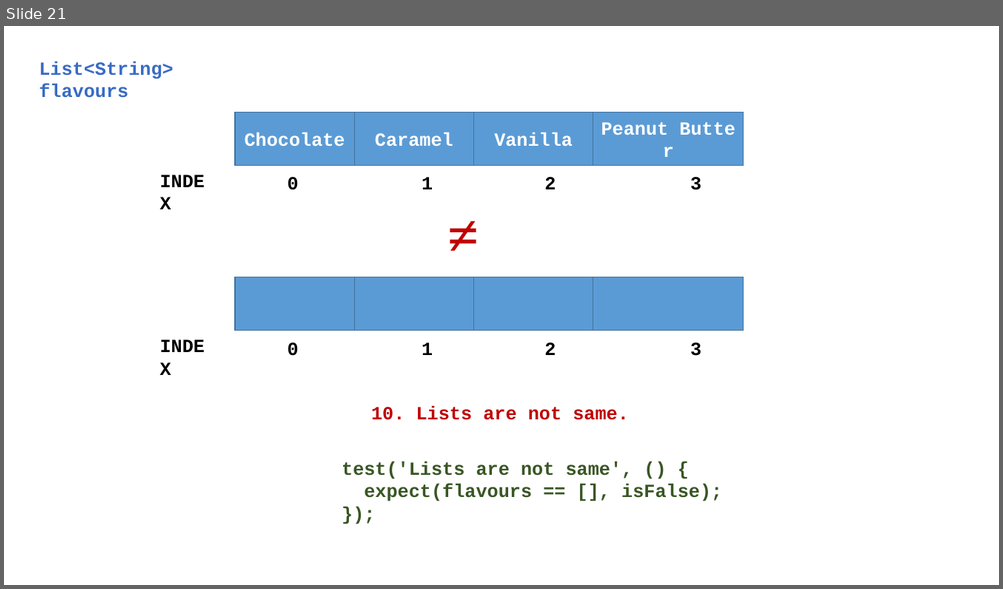
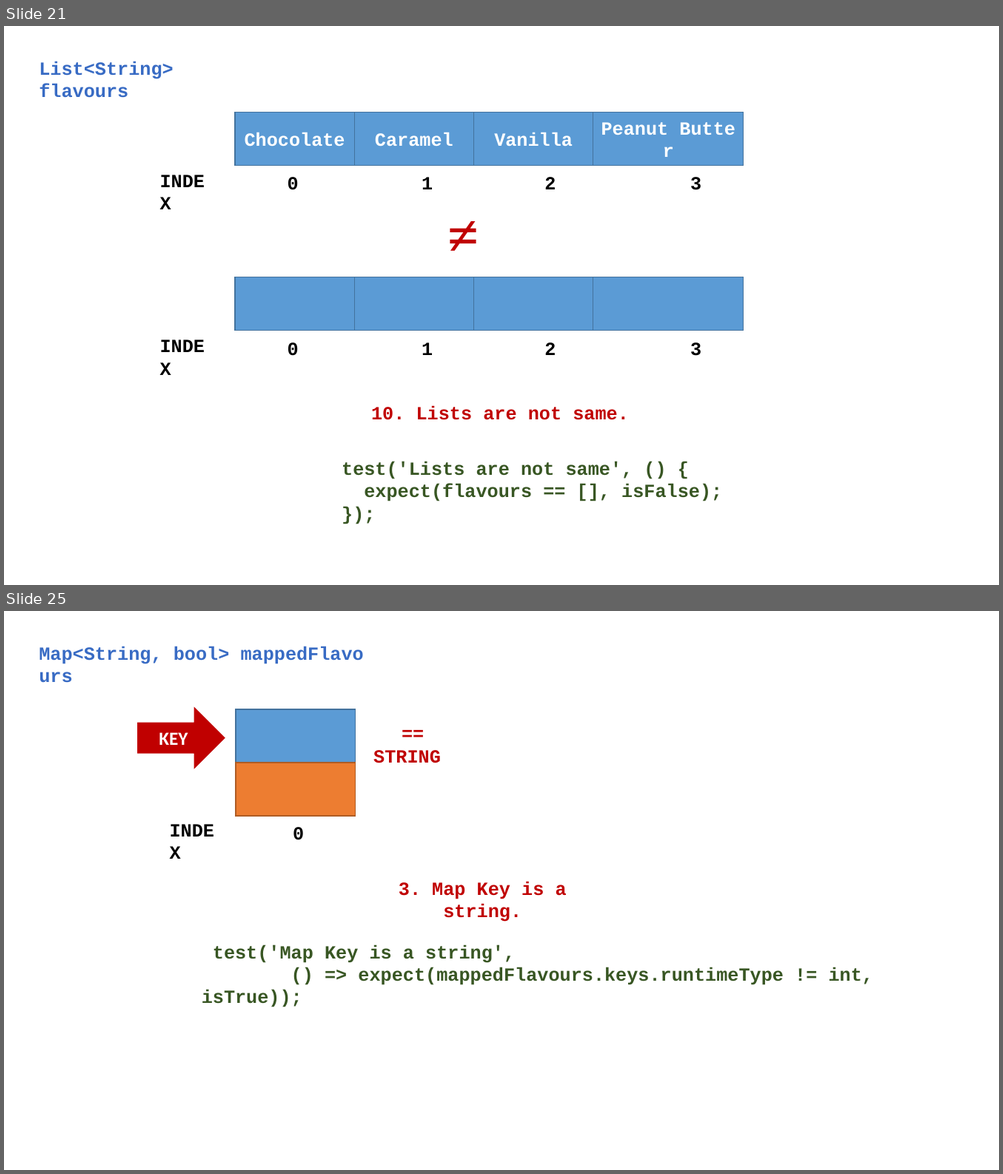
Before and after one commit to Zujaj/multiple_selection_dialogue_app, a slide deck: Multiple Selection Dialogue App.pptx. Shown one above the other, each under a label of ours: slide 21 before the commit, slides 21 and 25 after it; the slides between them are not shown. The pictures are 1003x589 and 1003x1174 pixels, drawn with LibreOffice and Linux fonts; fonts in the diff are those of the drawing. Boxes give left, top, right and bottom in pixels: in the first picture for what was removed or moved away, otherwise in the second. Text is boxed around its words. In the diff, an @@ line names an element or a change of style, - is before the commit and + after.

```diff
--- a/Multiple Selection Dialogue App.pptx
+++ b/Multiple Selection Dialogue App.pptx
@@ slide 25 added at [4,611,999,1170], background #FFFFFF @@
@@ text added at [39,646,230,664], 18 pt, text #386BC4, bold @@
+Map<String, bool> mappedFlavours
@@ right arrow added at [137,707,225,769], fill #C00000, 18 pt, text #FFFFFF, bold @@
+KEY
@@ rectangle added at [236,709,356,763], fill #5B9BD5, outline #43739E 1 pt @@
@@ rectangle added at [236,763,356,815], fill #ED7D31, outline #AF5C24 1 pt @@
@@ text added at [373,750,441,763], 18 pt, text #C00000, bold @@
+== STRING
@@ text added at [162,815,228,845], 18 pt, text #000000, bold @@
+INDEX
@@ text added at [293,827,304,840], 18 pt, text #000000, bold @@
+0
@@ text added at [398,882,566,922], 18 pt, text #C00000, bold @@
+3. Map Key is a string.
@@ text added at [213,945,873,985], 18 pt, text #385723, bold @@
+test('Map Key is a string',
+() => expect(mappedFlavours.keys.runtimeType != int, isTrue));
```
Also in this commit, not shown: 2 slides changed, 4 other slides added.
